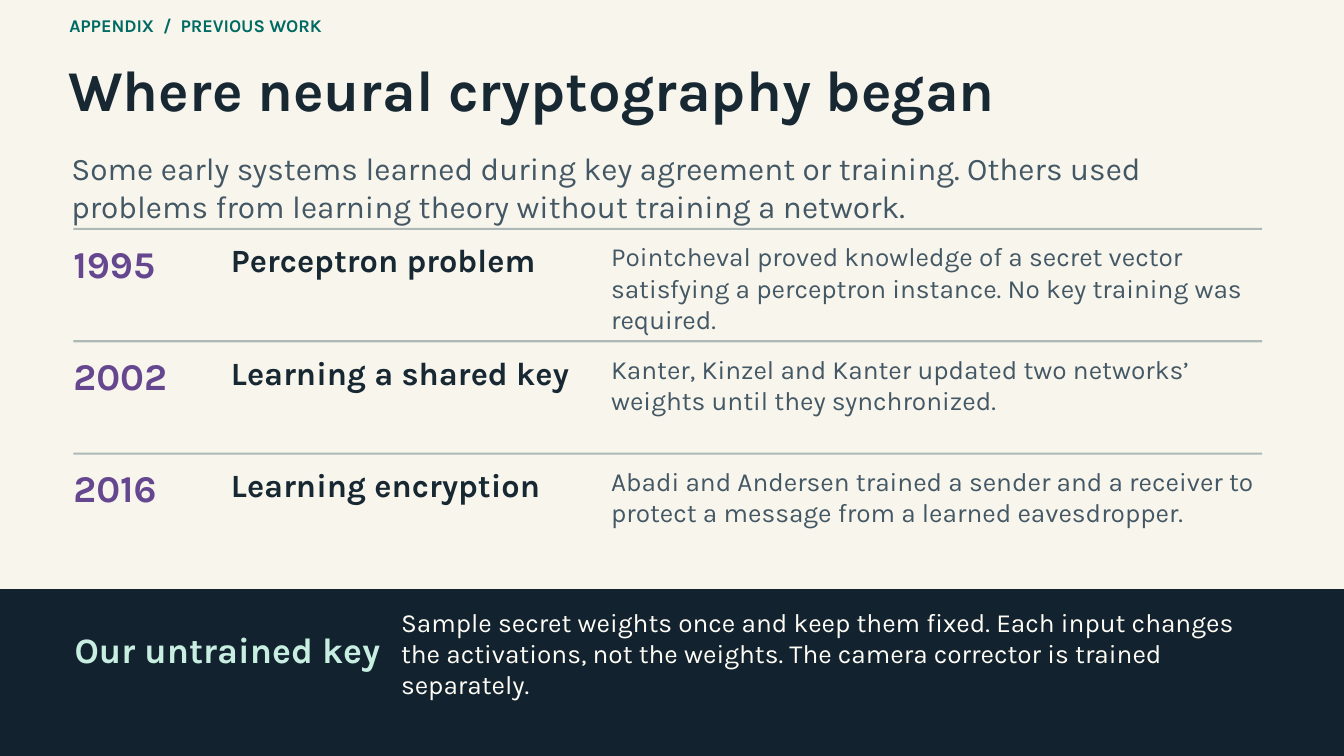
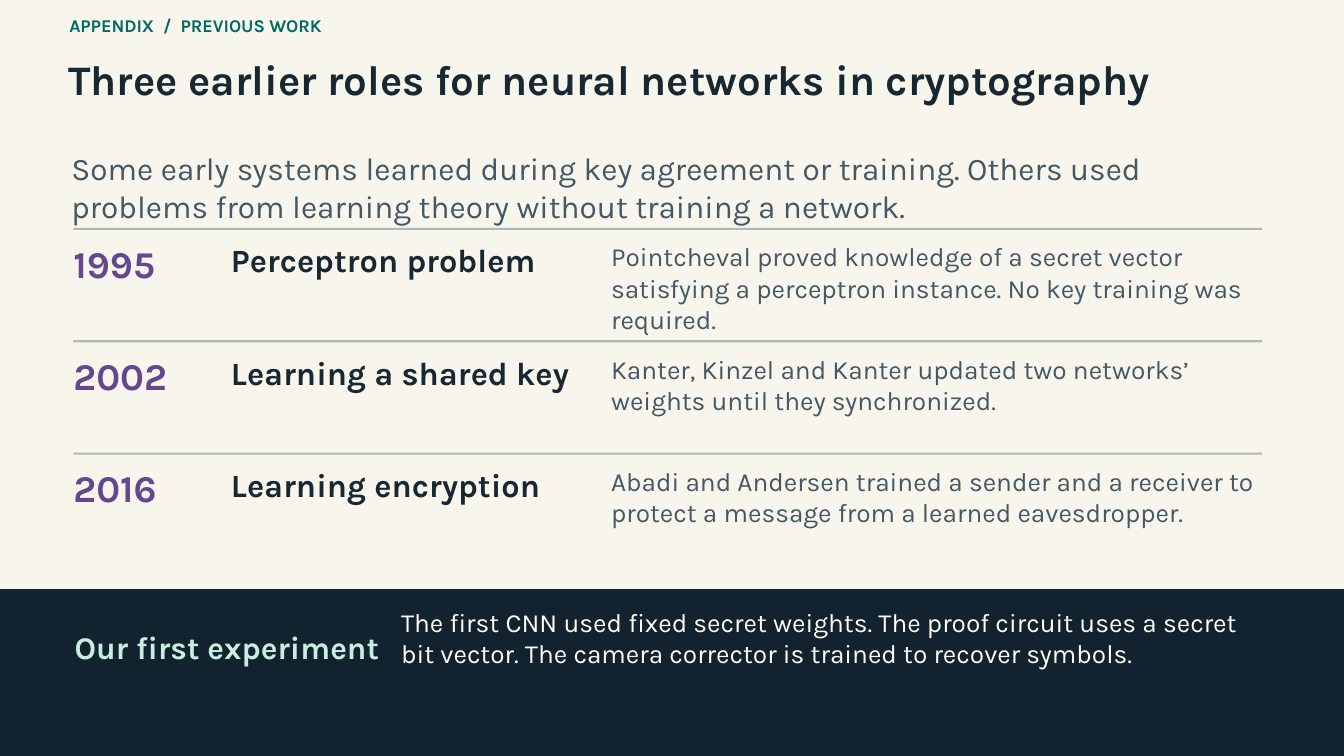
Before and after one commit to magnux/neural_cryptography, a slide deck: slide 30 of docs/presentation/neural-cryptography.pptx. Drawn at 1344x756 pixels with LibreOffice and Linux fonts; fonts in the diff are those of the drawing. Boxes give left, top, right and bottom in pixels: in the first picture for what was removed or moved away, otherwise in the second. Text is boxed around its words. In the diff, an @@ line names an element or a change of style, - is before the commit and + after.

Commit message:
Explain how the key and optical corrector need different neural architectures

```diff
--- a/docs/presentation/neural-cryptography.pptx
+++ b/docs/presentation/neural-cryptography.pptx
@@ text at (68,65,1150,106): text changed; size 41.2 to 30 pt @@
-Where neural cryptography began
+Three earlier roles for neural networks in cryptography
@@ text at (401,614,1236,669): text changed @@
-Sample secret weights once and keep them fixed. Each input changes the activations, not the weights. The camera corrector is trained separately.
+The first CNN used fixed secret weights. The proof circuit uses a secret bit vector. The camera corrector is trained to recover symbols.
@@ text at (75,636,379,667): text changed; size 25.5 to 22.5 pt @@
-Our untrained key
+Our first experiment
```
Also in this commit, not shown: 27 other slides changed, 1 other file.
